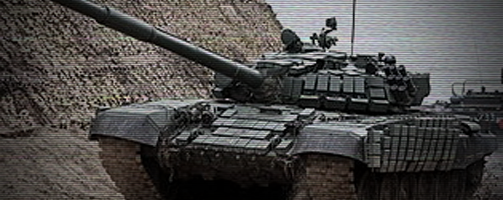
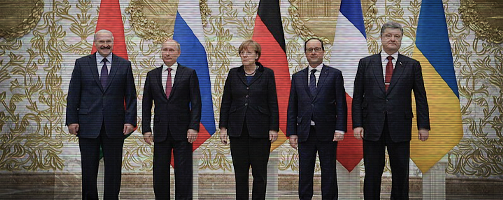
Layers edited between the first and the second 503px x 200px image:
added layer "Шар 3" above "Шар 2" over [0, 0, 503, 200]
hid "Шар 2" over [0, 0, 503, 200]
